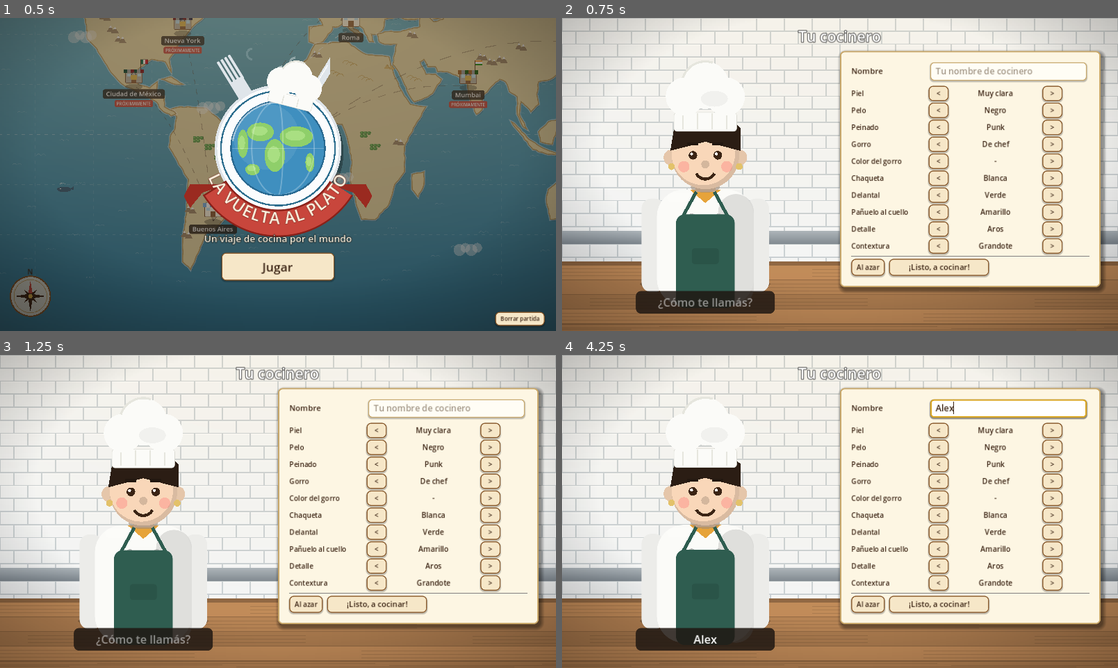
Above: before the commit, frames 1-4 (two rows, left to right).
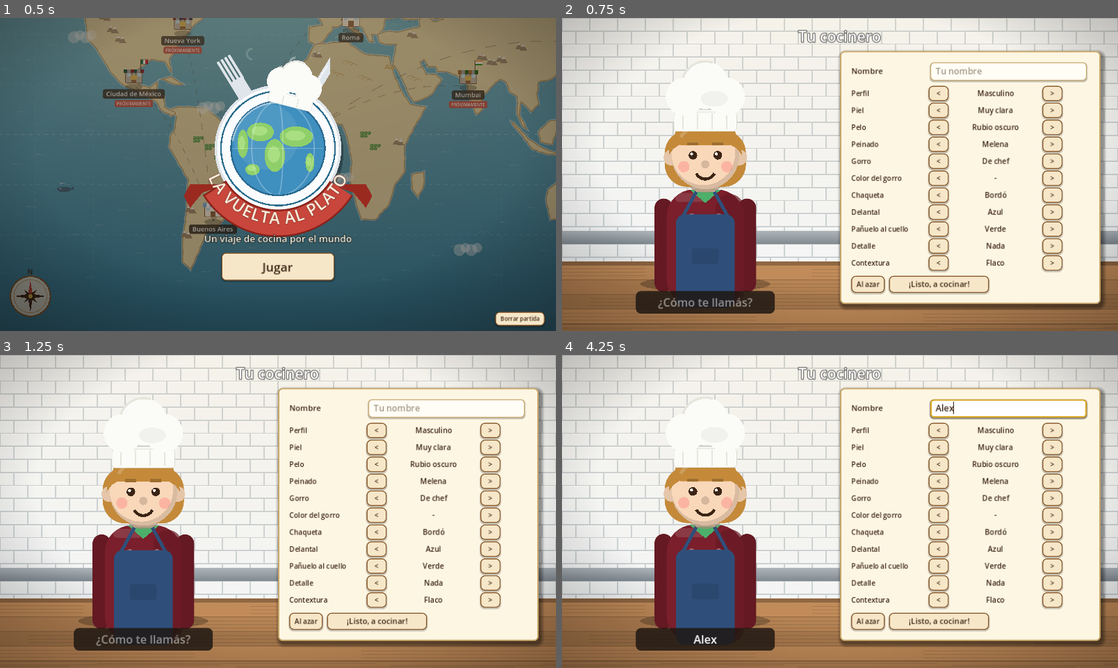
Above: after the commit, the same moments.

Repository: FrancoGaytan/la-vuelta-al-plato
Game: Godot game, scene res://main.tscn
Same seed, same stepped clock (60 frames per second), same inputs: the game is played once before the commit and once after it. Sound files missing from this copy of the repository are replaced by a short silence.
Inputs (mouse positions are in pixels of both pictures, inside the frame that each line leads up to):
- Up to frame 1 (0.5 s): no input
- Up to frame 2 (0.75 s): click "Jugar" at 0.5 s
- Up to frame 3 (1.25 s): no input
- Up to frame 4 (4.25 s): click (1006, 408) at 1.27 s; type "Alex" at 1.35 s; click (612, 652) at 2.02 s; click (612, 652) at 2.77 s; click (701, 652) at 3.52 s

Frame 1 is identical in both runs. In frame 2, 15% of the frame differs, in the area x 14-98%, y 15-93%; in frame 3, 15%; in frame 4, 15%.

Commit message:
Perfil femenino y peinados nuevos para el cocinero
Opción Perfil (masculino/femenino): pestañas, labios con color y hombros un
poco más finos; títulos que se adaptan (Tu cocinera / Cocinera). Peinados
nuevos: melena con flequillo, cola de caballo y trenza sobre el hombro (van al
final de la lista para no cambiar perfiles ya creados).

Co-Authored-By: Claude Opus 5.5 <noreply@anthropic.com>

Diff:
--- a/art.gd
+++ b/art.gd
@@ -1954,6 +1954,9 @@
 	var sd: int = look.get("seed", 0)
 	var breathe := sin(time * 2.2 + sd) * 1.2
 	var w: float = look.get("w", 1.0)
+	var fem: bool = look.get("fem", false)
+	if fem:
+		w *= 0.93       # hombros un poco más finos
 	var skin: Color = look["skin"]
 	var hair: Color = look["hair"]
 	var shirt: Color = look["shirt"]
@@ -2001,6 +2004,15 @@
 	# Pelo largo (atrás de la cabeza)
 	if style == 1:
 		rrect(ci, Rect2(hc.x - 35 * s, hc.y - 20 * s, 70 * s, 66 * s), hair, 28 * s)
+	elif style == 8:
+		# Melena: hasta el mentón, recta
+		rrect(ci, Rect2(hc.x - 36 * s, hc.y - 22 * s, 72 * s, 50 * s), hair, 20 * s)
+	elif style == 9:
+		# Cola de caballo que asoma por atrás, hacia un costado
+		var tail := PackedVector2Array([hc + Vector2(20, -24) * s, hc + Vector2(46, -16) * s, hc + Vector2(52, 14) * s,
+			hc + Vector2(44, 40) * s, hc + Vector2(36, 18) * s, hc + Vector2(30, -6) * s])
+		ci.draw_colored_polygon(tail, hair)
+		ci.draw_line(hc + Vector2(42, -8) * s, hc + Vector2(46, 26) * s, Color(hair.lightened(0.3), 0.5), 2 * s)
 
 	# Orejas y cabeza
 	ci.draw_circle(hc + Vector2(-30, 2) * s, 7 * s, skin.darkened(0.08))
@@ -2033,16 +2045,23 @@
 			b_out.y += 2 * s
 		ci.draw_line(hc + b_in, hc + b_out, hair.darkened(0.2), 2.6 * s)
 	ci.draw_circle(hc + Vector2(0, 8) * s, 3.6 * s, skin.darkened(0.15))
+	# Pestañas (perfil femenino)
+	if fem and not blink:
+		for side in [-1, 1]:
+			var e: Vector2 = hc + Vector2(side * 11, 0) * s
+			ci.draw_line(e + Vector2(side * 3, -3) * s, e + Vector2(side * 7, -6) * s, INK, 1.6 * s)
+			ci.draw_line(e + Vector2(side * 1, -4) * s, e + Vector2(side * 3, -8) * s, INK, 1.4 * s)
+	var lip: Color = Color("c2455a") if fem else INK
 	var mouth := hc + Vector2(0, 16) * s
 	match mood:
 		0:
-			ci.draw_arc(mouth + Vector2(0, -4) * s, 9 * s, 0.15 * PI, 0.85 * PI, 14, INK, 2.6 * s)
+			ci.draw_arc(mouth + Vector2(0, -4) * s, 9 * s, 0.15 * PI, 0.85 * PI, 14, lip, (3.2 if fem else 2.6) * s)
 			ci.draw_circle(hc + Vector2(-19, 10) * s, 5 * s, Color(1, 0.45, 0.45, 0.35))
 			ci.draw_circle(hc + Vector2(19, 10) * s, 5 * s, Color(1, 0.45, 0.45, 0.35))
 		1:
-			ci.draw_line(mouth + Vector2(-7, 0) * s, mouth + Vector2(7, 0) * s, INK, 2.6 * s)
+			ci.draw_line(mouth + Vector2(-7, 0) * s, mouth + Vector2(7, 0) * s, lip, (3.2 if fem else 2.6) * s)
 		_:
-			ci.draw_arc(mouth + Vector2(0, 8) * s, 9 * s, 1.15 * PI, 1.85 * PI, 14, INK, 2.6 * s)
+			ci.draw_arc(mouth + Vector2(0, 8) * s, 9 * s, 1.15 * PI, 1.85 * PI, 14, lip, (3.2 if fem else 2.6) * s)
 
 	# Accesorios
 	match int(look.get("acc", 0)):
@@ -2141,6 +2160,24 @@
 			spikes.append(hc + Vector2(31, -4) * s)
 			spikes.append(hc + Vector2(0, -12) * s)
 			ci.draw_colored_polygon(spikes, hair)
+		8:
+			# Melena con flequillo recto
+			ci.draw_colored_polygon(cap_pts, hair)
+			rrect(ci, Rect2(hc + Vector2(-27, -24) * s, Vector2(54, 15) * s), hair, 6 * s)
+			ci.draw_arc(hc + Vector2(0, -2) * s, 26 * s, PI * 1.18, PI * 1.5, 10, Color(hair.lightened(0.35), 0.5), 3 * s)
+		9:
+			# Cola de caballo: pelo tirante y una gomita
+			ci.draw_colored_polygon(cap_pts, hair)
+			ci.draw_circle(hc + Vector2(32, -18) * s, 5 * s, Color("d9534a"))
+			ci.draw_arc(hc + Vector2(0, -2) * s, 26 * s, PI * 1.2, PI * 1.45, 10, Color(hair.lightened(0.35), 0.5), 3 * s)
+		10:
+			# Trenza que cae sobre el hombro
+			ci.draw_colored_polygon(cap_pts, hair)
+			for k in 6:
+				var p: Vector2 = hc + Vector2(27 + k * 1.5 + (2 if k % 2 == 0 else -2), 14 + k * 11) * s
+				ellipse(ci, p, Vector2(7.5 - k * 0.5, 6.5) * s, hair)
+				ci.draw_line(p + Vector2(-5, -3) * s, p + Vector2(4, 3) * s, hair.darkened(0.25), 1.3 * s)
+			ci.draw_circle(hc + Vector2(36, 80) * s, 3.5 * s, Color("d9534a"))
 		7:
 			ci.draw_colored_polygon(cap_pts, hair)
 			var hat := Color("fbfbf8")
--- a/main.gd
+++ b/main.gd
@@ -1128,14 +1128,14 @@
 		var who := func(ci, t):
 			Art.rrect(ci, Rect2(470, 622, 340, 60), Color(0.12, 0.09, 0.07, 0.8), 14)
 			Art.draw_character(ci, look, Vector2(512, 672), 0.62, 0, t, true)
-			Art.text(ci, Vector2(552, 647), "Cocinero", 13, Color(1, 1, 1, 0.6))
+			Art.text(ci, Vector2(552, 647), "Cocinera" if look.get("fem", false) else "Cocinero", 13, Color(1, 1, 1, 0.6))
 			Art.text(ci, Vector2(552, 670), nm, 20, Color.WHITE)
 		_painter(Rect2(0, 0, 1280, 720), who, true, bg)
 		var change := _button("Cambiar", _show_profiles, 14)
 		change.position = Vector2(712, 636)
 		bg.add_child(change)
 	elif profiles.size() > 1:
-		var change := _button("Elegir cocinero", _show_profiles, 14)
+		var change := _button("Elegir perfil", _show_profiles, 14)
 		change.position = Vector2(570, 636)
 		bg.add_child(change)
 	var reset := _button("Borrar partida", _reset_progress, 13)
@@ -3704,10 +3704,12 @@
 const MAX_PROFILES := 4
 ## Opciones del cocinero: [clave, título, [[nombre, valor], ...]]
 const COOK_OPTIONS := [
+	["tipo", "Perfil", [["Masculino", "m"], ["Femenino", "f"]]],
 	["piel", "Piel", [["Muy clara", 0], ["Clara", 1], ["Trigueña", 2], ["Morena", 3], ["Oscura", 4], ["Muy oscura", 5]]],
 	["pelo", "Pelo", [["Negro", 0], ["Castaño oscuro", 1], ["Castaño", 2], ["Rubio oscuro", 3], ["Rubio", 4],
 		["Canoso", 5], ["Colorado", 6], ["Azabache", 7]]],
-	["peinado", "Peinado", [["Corto", 0], ["Largo", 1], ["Rulos", 2], ["Rodete", 3], ["Pelado", 4], ["Punk", 6]]],
+	["peinado", "Peinado", [["Corto", 0], ["Largo", 1], ["Rulos", 2], ["Rodete", 3], ["Pelado", 4], ["Punk", 6],
+		["Melena", 8], ["Cola de caballo", 9], ["Trenza", 10]]],   # los nuevos van al final para no cambiar perfiles ya hechos
 	["gorro", "Gorro", [["De chef", "toque"], ["Pañuelo", "bandana"], ["Gorra", "gorra"], ["Sin gorro", ""]]],
 	["gorro_color", "Color del gorro", [["Blanco", Color("f4f1ea")], ["Rojo", Color("c8463c")], ["Azul", Color("3d6fb0")],
 		["Verde", Color("3f8f5a")], ["Negro", Color("2b2b30")], ["Amarillo", Color("e6b83a")]]],
@@ -3728,6 +3730,7 @@
 var edit_name_field: LineEdit = null
 var edit_value_labels := {}
 var delete_armed := ""            # id del perfil que se está por borrar (segundo toque)
+var profile_title: Label = null       # título de la pantalla de perfil (se adapta a cocinero/cocinera)
 
 
 func _default_cook() -> Dictionary:
@@ -3767,6 +3770,7 @@
 		"jacket": true,
 		"scarf": _cook_value(cook, "panuelo"),
 		"apron": apron != null,
+		"fem": _cook_value(cook, "tipo") == "f",
 	}
 	if apron != null:
 		look["apron_color"] = apron
@@ -3879,6 +3883,7 @@
 	var p := _painter(Rect2(0, 0, 1280, 720), draw_bg, false, bg)
 	p.mouse_filter = Control.MOUSE_FILTER_STOP
 	var t := _label(title, 34, Color.WHITE, 6)
+	profile_title = t
 	t.position = Vector2(0, 18)
 	t.size = Vector2(1280, 50)
 	t.horizontal_alignment = HORIZONTAL_ALIGNMENT_CENTER
@@ -3894,7 +3899,7 @@
 	if is_new:
 		edit_cook["gorro"] = 0       # de entrada, con gorro de chef
 	delete_armed = ""
-	var bg := _profile_bg("Nuevo cocinero" if is_new and not profiles.is_empty() else "Tu cocinero")
+	var bg := _profile_bg("")
 	# Izquierda: el cocinero grande, con el nombre abajo
 	var preview := func(ci, t):
 		var look := _cook_look(edit_cook)
@@ -3922,7 +3927,7 @@
 	name_row.add_child(nl)
 	edit_name_field = LineEdit.new()
 	edit_name_field.text = "" if is_new else String(profile.get("name", ""))
-	edit_name_field.placeholder_text = "Tu nombre de cocinero"
+	edit_name_field.placeholder_text = "Tu nombre"
 	edit_name_field.max_length = 16
 	edit_name_field.custom_minimum_size = Vector2(360, 42)
 	edit_name_field.add_theme_font_size_override("font_size", 20)
@@ -3986,6 +3991,12 @@
 
 
 func _refresh_cook_labels() -> void:
+	if profile_title != null and is_instance_valid(profile_title):
+		var fem: bool = _cook_value(edit_cook, "tipo") == "f"
+		if edit_new and not profiles.is_empty():
+			profile_title.text = "Nueva cocinera" if fem else "Nuevo cocinero"
+		else:
+			profile_title.text = "Tu cocinera" if fem else "Tu cocinero"
 	for opt in COOK_OPTIONS:
 		var key: String = opt[0]
 		if edit_value_labels.has(key) and is_instance_valid(edit_value_labels[key]):
@@ -4080,7 +4091,7 @@
 		var draw_new := func(ci, _t):
 			Art.rrect(ci, Rect2(nx, 104, cw, 470), Color(1, 1, 1, 0.12), 14, Color(1, 1, 1, 0.6), 3)
 			Art.text(ci, Vector2(nx, 330), "+", 90, Color(1, 1, 1, 0.85), HORIZONTAL_ALIGNMENT_CENTER, cw)
-			Art.text(ci, Vector2(nx, 400), "Nuevo cocinero", 22, Color.WHITE, HORIZONTAL_ALIGNMENT_CENTER, cw, 4)
+			Art.text(ci, Vector2(nx, 400), "Nuevo perfil", 22, Color.WHITE, HORIZONTAL_ALIGNMENT_CENTER, cw, 4)
 		_painter(Rect2(0, 0, 1280, 720), draw_new, false, bg)
 		var add := _button("Crear", _show_cook_editor.bind(true), 18)
 		add.position = Vector2(nx + 20, 506)
@@ -4089,7 +4100,7 @@
 	var back := _button("Volver", _show_title, 16)
 	back.position = Vector2(20, 660)
 	bg.add_child(back)
-	var note := _label("Cada cocinero tiene su propia partida, guardada en este dispositivo.", 15, Color.WHITE, 4)
+	var note := _label("Cada perfil tiene su propia partida, guardada en este dispositivo.", 15, Color.WHITE, 4)
 	note.position = Vector2(0, 664)
 	note.size = Vector2(1280, 30)
 	note.horizontal_alignment = HORIZONTAL_ALIGNMENT_CENTER
